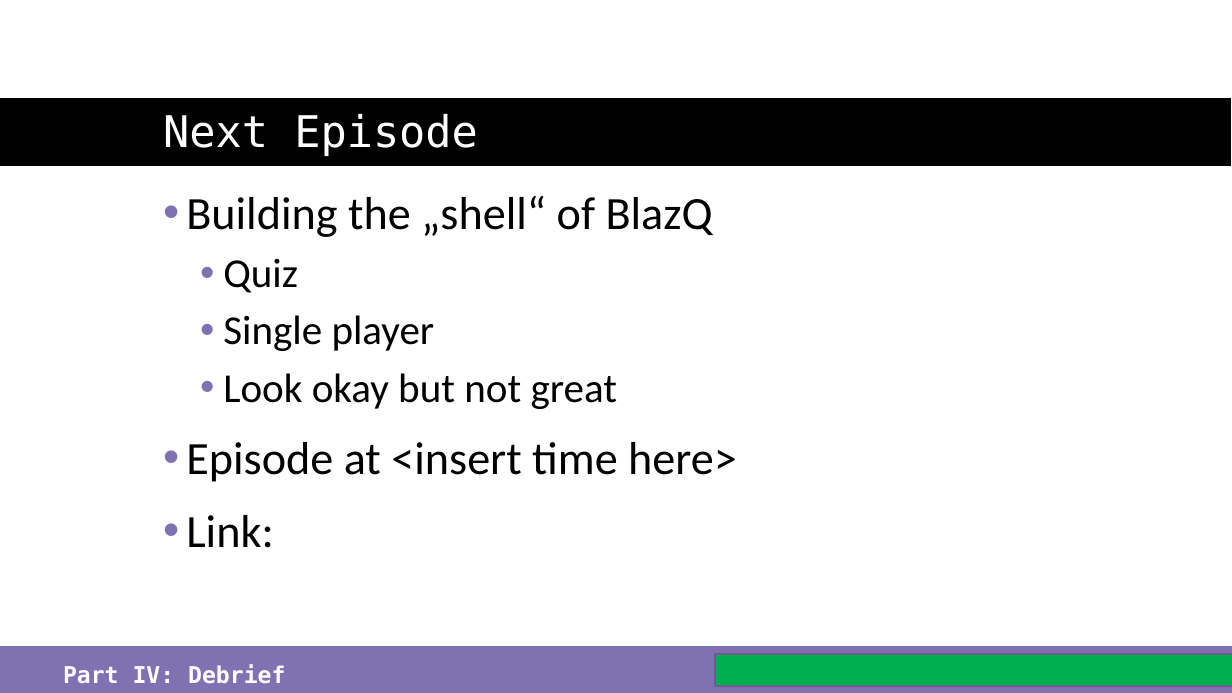
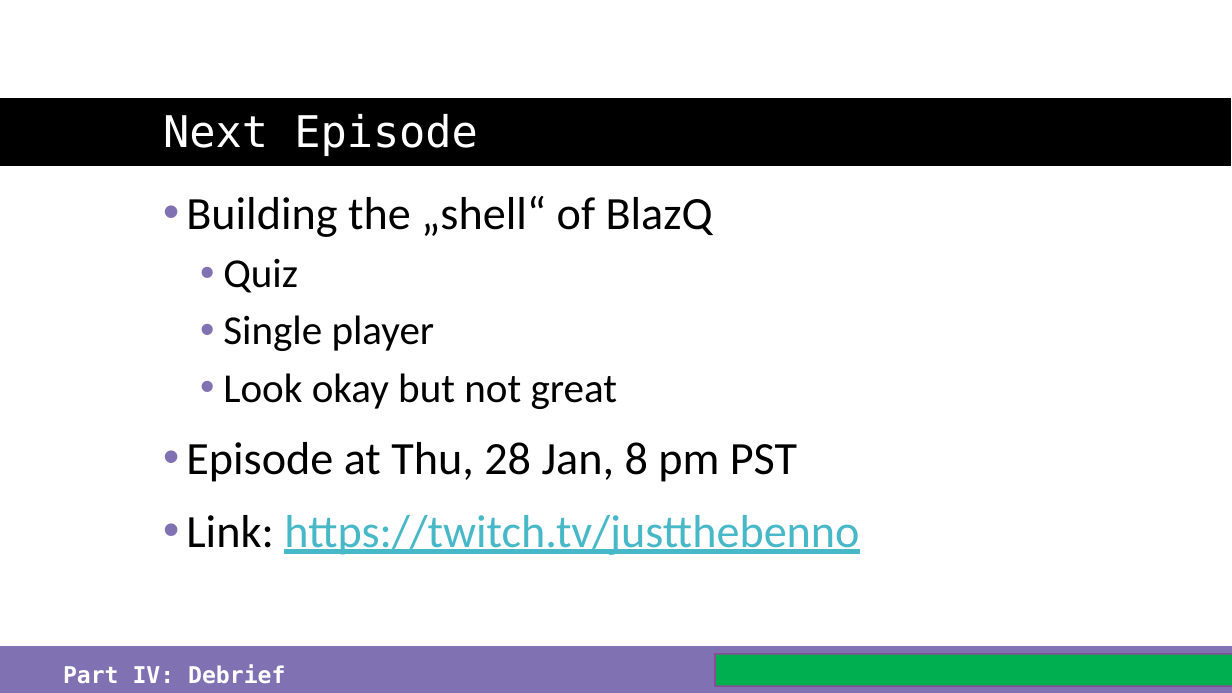
Before and after one commit to just-the-benno/BlazQ, a slide deck: slide 37 of episode1/media/slides-episode-1.pptx. Drawn at 1232x693 pixels with LibreOffice and Linux fonts; fonts in the diff are those of the drawing; background and template pictures are left out. Boxes give left, top, right and bottom in pixels: in the first picture for what was removed or moved away, otherwise in the second. Text is boxed around its words. In the diff, an @@ line names an element or a change of style, - is before the commit and + after.

```diff
--- a/episode1/media/slides-episode-1.pptx
+++ b/episode1/media/slides-episode-1.pptx
@@ text at box(186, 442, 859, 555): text changed @@
-• Episode at <insert time here>
-• Link:
+• Episode at Thu, 28 Jan, 8 pm PST
+• Link: https://twitch.tv/justthebenno
```
Also in this commit, not shown: 6 other slides changed, 6 other files.
